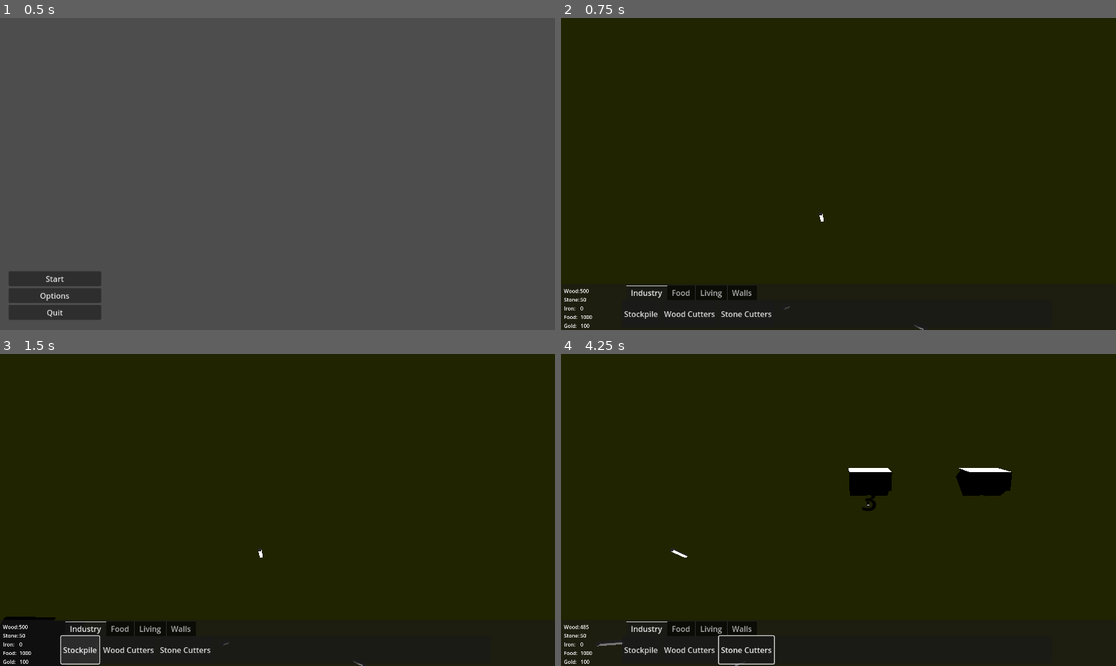
Above: before the commit, frames 1-4 (two rows, left to right).
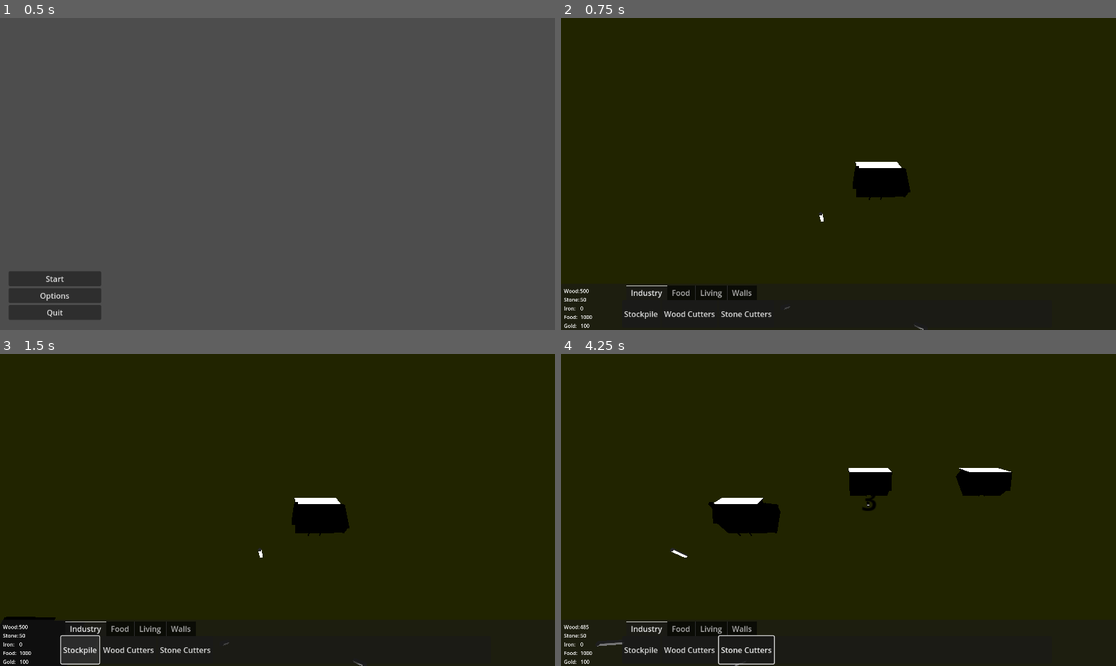
Above: after the commit, the same moments.

Repository: Billiamd1012/Bloodlines
Game: Godot game, scene res://scenes/menu/MainMenu.tscn
Two runs of this game, one before a commit and one after it. Both use one fixed random seed, a clock stepped at 60 frames per second and the inputs below.
Inputs (mouse positions are in pixels of both pictures, inside the frame that each line leads up to):
- Up to frame 1 (0.5 s): no input
- Up to frame 2 (0.75 s): click "Start" at 0.5 s
- Up to frame 3 (1.5 s): click "Stockpile" at 1.25 s
- Up to frame 4 (4.25 s): click "Wood Cutters" at 2 s; click "Stone Cutters" at 2.75 s; tap Enter at 3.5 s; move the mouse to (960, 494) at 3.52 s; hold D (moveRight) from 3.53 s (still down); click (960, 494) at 3.6 s

Frame 1 is identical in both runs. In frame 2, 1.1% of the frame differs, in the area x 52-63%, y 46-59%; in frame 3, 1.1%; in frame 4, 1.2%, in the area x 26-40%, y 46-59%.

Commit message:
Unlocked mouse in the pause menu

Diff:
--- a/assets/buildings/WoodCutters.tscn
+++ b/assets/buildings/WoodCutters.tscn
@@ -1,7 +1,8 @@
-[gd_scene load_steps=5 format=4 uid="uid://cv15qgh2kmfsd"]
+[gd_scene load_steps=6 format=4 uid="uid://cv15qgh2kmfsd"]
 
 [ext_resource type="PackedScene" path="res://scenes/units/WoodCutter.tscn" id="1"]
 [ext_resource type="Script" path="res://scripts/building/BuildingObject.gd" id="3_4ix4u"]
+[ext_resource type="Material" path="res://assets/buildings/Home/roof.material" id="3_urdnd"]
 
 [sub_resource type="ArrayMesh" id="1"]
 resource_name = "house_type08_Mesh house_type08"
@@ -75,6 +76,7 @@
 mesh = SubResource("1")
 
 [node name="house_type09" type="MeshInstance3D" parent="tmpParent"]
+material_override = ExtResource("3_urdnd")
 mesh = SubResource("1")
 
 [node name="SpawnPoint" type="Marker3D" parent="."]
--- a/scenes/Room.tscn
+++ b/scenes/Room.tscn
@@ -1,10 +1,11 @@
-[gd_scene load_steps=13 format=3 uid="uid://cvixuoh7mlxp8"]
+[gd_scene load_steps=14 format=3 uid="uid://cvixuoh7mlxp8"]
 
 [ext_resource type="PackedScene" uid="uid://cfho5gvtnrob8" path="res://scenes/playerInterface/Camera.tscn" id="1"]
 [ext_resource type="Material" path="res://assets/menu/Ground.tres" id="2"]
 [ext_resource type="PackedScene" uid="uid://wxxgvp43lfc7" path="res://scenes/menu/PauseMenu.tscn" id="4"]
 [ext_resource type="PackedScene" uid="uid://m6xjuyy1eh1a" path="res://scenes/playerInterface/interface.tscn" id="4_mdfdb"]
 [ext_resource type="Script" path="res://scripts/playerInterface/MouseArea2D.gd" id="6"]
+[ext_resource type="PackedScene" uid="uid://cv15qgh2kmfsd" path="res://assets/buildings/WoodCutters.tscn" id="6_id6dk"]
 
 [sub_resource type="NavigationMesh" id="6"]
 vertices = PackedVector3Array(-5.75, 0.825076, -20, -5, 0.825076, -20, -5, 0.825076, -249.5, -6.25, 0.825076, -19, -5.7 …(1611 unchanged characters)…
@@ -100,3 +101,6 @@
 [node name="DirectionalLight3D" type="DirectionalLight3D" parent="."]
 transform = Transform3D(1, 0, 0, 0, 1, 0, 0, 0, 1, 0, 159.27, 68.0903)
 light_energy = 16.0
+
+[node name="WoodCutters" parent="." instance=ExtResource("6_id6dk")]
+transform = Transform3D(10, 0, 0, 0, 10, 0, 0, 0, 10, 13.5571, 0.5, -30.3198)
--- a/scripts/menu/PauseMenu.gd
+++ b/scripts/menu/PauseMenu.gd
@@ -13,11 +13,12 @@
 			get_tree().paused = true
 			interface.hide()
 			self.show()
+			Input.set_mouse_mode(Input.MOUSE_MODE_VISIBLE)
 
 func _on_ResumeButton_pressed() -> void:
 	interface.show()  # Show the player interface
 	self.hide()  # Hide the pause menu
-
+	Input.set_mouse_mode(Input.MOUSE_MODE_CONFINED)
 	get_tree().paused = false  # Resume the game
 
 func _on_OptionsButton_pressed() -> void:
--- a/scripts/playerInterface/CameraMove.gd
+++ b/scripts/playerInterface/CameraMove.gd
@@ -8,8 +8,8 @@
 	Input.set_mouse_mode(Input.MOUSE_MODE_CONFINED)
 
 
+func _process(_delta: float) -> void:
 
-func _process(_delta: float) -> void:
 	var mouse_pos: Vector2 = get_viewport().get_mouse_position()
 	var screen_size: Vector2 = get_viewport().get_visible_rect().size
 
